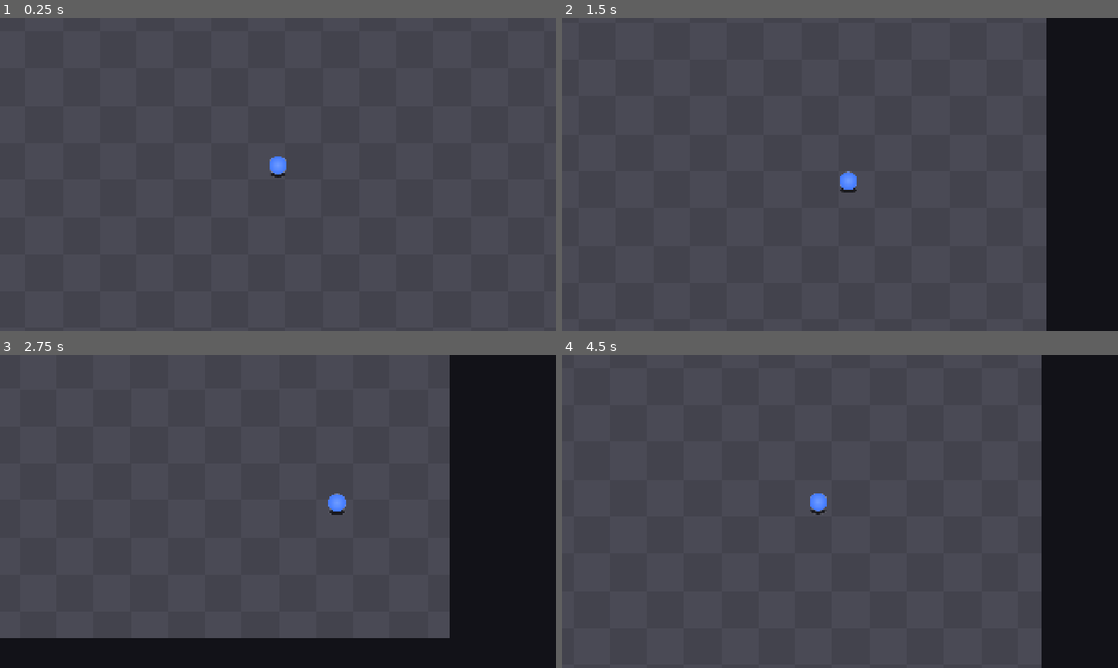
Above: before the commit, frames 1-4 (two rows, left to right).
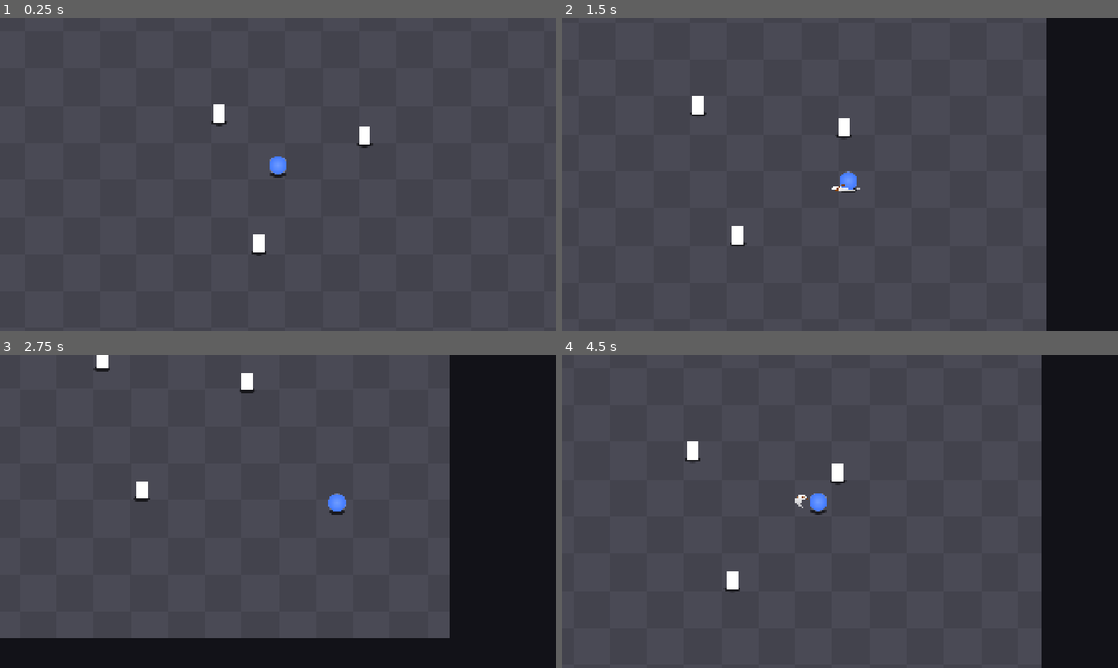
Above: after the commit, the same moments.

Repository: Lucarni-Lucas/entrega-boss-lucarni-lucas
Game: Godot game, scene res://scenes/arena.tscn
Two runs of this game, one before a commit and one after it. Both use one fixed random seed, a clock stepped at 60 frames per second and the inputs below.
Inputs:
- Up to frame 1 (0.25 s): no input
- Up to frame 2 (1.5 s): tap Enter at 0.5 s; hold D (mover_derecha) 0.53-1.28 s; tap C (slash) at 0.6, 1.35 s; tap Space (saltar) at 0.77 s; hold S (mover_abajo) from 1.28 s (still down)
- Up to frame 3 (2.75 s): tap Space (saltar) at 1.52 s; release S (mover_abajo) at 2.03 s; hold D (mover_derecha) from 2.03 s (still down); tap C (slash) at 2.1 s
- Up to frame 4 (4.5 s): release D (mover_derecha) at 2.78 s; hold W (mover_arriba) 2.78-3.53 s; tap C (slash) at 2.85, 3.6, 4.35 s; tap Space (saltar) at 3.02, 3.77 s; hold A (mover_izquierda) from 3.53 s (still down)

The runs differ from the first frame. In frame 1, 0.4% of the frame differs, in the area x 38-68%, y 27-76%; in frame 2, 0.5%; in frame 3, 0.4%; in frame 4, 0.5%, in the area x 22-52%, y 27-76%.

Commit message:
verbo slash implementado

Diff:
--- a/entrega-boss-lucarni-lucas/resources/player_params.tres
+++ b/entrega-boss-lucarni-lucas/resources/player_params.tres
@@ -4,6 +4,7 @@
 
 [resource]
 script = ExtResource("1_pk6jb")
-anim_estiramiento_max = 1.15
-anim_aterrizaje_vuelta = 0.37
+slash_duracion = 0.15
+slash_alcance = 90.0
+slash_radio_efecto = 60.0
 metadata/_custom_type_script = "uid://bpnf8ftr7uhrk"
--- a/entrega-boss-lucarni-lucas/scenes/arena.tscn
+++ b/entrega-boss-lucarni-lucas/scenes/arena.tscn
@@ -3,6 +3,7 @@
 [ext_resource type="PackedScene" uid="uid://fm4dys2j78qx" path="res://scenes/camara.tscn" id="1_e05a3"]
 [ext_resource type="Texture2D" uid="uid://b6s7sn8uddq73" path="res://assets/placeholder/suelo.png" id="1_wl4x5"]
 [ext_resource type="PackedScene" uid="uid://cox3t741yfdhq" path="res://scenes/player/player.tscn" id="2_olpmc"]
+[ext_resource type="PackedScene" uid="uid://b5gw4oy67dqyj" path="res://scenes/pruebas/blanco.tscn" id="3_xdvfk"]
 
 [sub_resource type="RectangleShape2D" id="RectangleShape2D_xrivr"]
 size = Vector2(2080, 40)
@@ -13,6 +14,7 @@
 [node name="Arena" type="Node2D" unique_id=2095639661]
 
 [node name="Suelo" type="TextureRect" parent="." unique_id=2118570816]
+z_index = -10
 texture_filter = 1
 offset_right = 2000.0
 offset_bottom = 1500.0
@@ -44,6 +46,15 @@
 [node name="Player" parent="Entidades" unique_id=666075403 instance=ExtResource("2_olpmc")]
 position = Vector2(1000, 750)
 
+[node name="Blanco" parent="Entidades" unique_id=1361025690 instance=ExtResource("3_xdvfk")]
+position = Vector2(1299, 646)
+
+[node name="Blanco2" parent="Entidades" unique_id=17094972 instance=ExtResource("3_xdvfk")]
+position = Vector2(934, 1019)
+
+[node name="Blanco3" parent="Entidades" unique_id=384906812 instance=ExtResource("3_xdvfk")]
+position = Vector2(797, 571)
+
 [node name="Camara" parent="." unique_id=1696517493 node_paths=PackedStringArray("objetivo") instance=ExtResource("1_e05a3")]
 limit_left = -370
 limit_top = -370
--- /dev/null
+++ b/entrega-boss-lucarni-lucas/scenes/componentes/hitbox.gd
@@ -0,0 +1,43 @@
+extends Area2D
+class_name Hitbox
+
+signal golpeo(hurtbox: Hurtbox)
+
+@export var dano := 1
+@export var z_min := 0.0
+@export var z_max := 20.0
+
+var activa := false
+var _ya_golpeados: Array[Hurtbox] = []
+var _esperando_fisica := false
+
+
+func activar() -> void:
+	activa = true
+	_ya_golpeados.clear()
+	_esperando_fisica = true
+
+
+func desactivar() -> void:
+	activa = false
+	_ya_golpeados.clear()
+
+
+func _physics_process(_delta: float) -> void:
+	if not activa:
+		return
+	## Las superposiciones de este frame todavía son de la forma anterior.
+	if _esperando_fisica:
+		_esperando_fisica = false
+		return
+	for area in get_overlapping_areas():
+		if area is Hurtbox and _puede_golpear(area):
+			_ya_golpeados.append(area)
+			area.recibir_golpe(self)
+			golpeo.emit(area)
+
+
+func _puede_golpear(hurtbox: Hurtbox) -> bool:
+	if hurtbox in _ya_golpeados:
+		return false
+	return Altura.rangos_se_tocan(z_min, z_max, hurtbox.z_min, hurtbox.z_max)
--- /dev/null
+++ b/entrega-boss-lucarni-lucas/scenes/componentes/hitbox.tscn
@@ -0,0 +1,8 @@
+[gd_scene format=3 uid="uid://3nh4upuwnbrk"]
+
+[ext_resource type="Script" uid="uid://bkaen3g6027di" path="res://scenes/componentes/hitbox.gd" id="1_04w0v"]
+
+[node name="Hitbox" type="Area2D" unique_id=1321716141]
+collision_layer = 0
+collision_mask = 0
+script = ExtResource("1_04w0v")
--- /dev/null
+++ b/entrega-boss-lucarni-lucas/scenes/componentes/hurtbox.gd
@@ -0,0 +1,11 @@
+extends Area2D
+class_name Hurtbox
+
+signal golpeado(hitbox: Hitbox)
+
+@export var z_min := 0.0
+@export var z_max := 20.0
+
+
+func recibir_golpe(hitbox: Hitbox) -> void:
+	golpeado.emit(hitbox)
--- /dev/null
+++ b/entrega-boss-lucarni-lucas/scenes/componentes/hurtbox.tscn
@@ -0,0 +1,8 @@
+[gd_scene format=3 uid="uid://b5k58mh6urecv"]
+
+[ext_resource type="Script" uid="uid://brmkvu26idur1" path="res://scenes/componentes/hurtbox.gd" id="1_1kbcr"]
+
+[node name="Hurtbox" type="Area2D" unique_id=1222409529]
+collision_layer = 0
+collision_mask = 0
+script = ExtResource("1_1kbcr")
--- a/entrega-boss-lucarni-lucas/scenes/player/player.gd
+++ b/entrega-boss-lucarni-lucas/scenes/player/player.gd
@@ -1,5 +1,5 @@
+extends CharacterBody2D
 class_name Player
-extends CharacterBody2D
 
 signal aterrizo
 
@@ -9,11 +9,13 @@
 var z := 0.0
 ## Positiva sube, negativa baja.
 var velocidad_z := 0.0
+var tiene_boomerang := true
 
 @onready var _walk := $Walk
 @onready var _sprite := $Sprite
 @onready var _shadow := $Shadow
 @onready var _jump := $Jump
+@onready var _slash := $Slash
 
 
 func _ready() -> void:
@@ -27,6 +29,7 @@
 
 	_actualizar_altura(delta)
 	_sprite.position.y = -z
+	_slash.procesar_fisica(self, delta)
 	_shadow.actualizar(z, params)
 	_sprite.estirar_segun_velocidad(_velocidad_en_pantalla(), params)
 
--- a/entrega-boss-lucarni-lucas/scenes/player/player.tscn
+++ b/entrega-boss-lucarni-lucas/scenes/player/player.tscn
@@ -6,18 +6,20 @@
 [ext_resource type="Script" uid="uid://0ou67viw842l" path="res://scenes/player/shadow.gd" id="3_lvxji"]
 [ext_resource type="Script" uid="uid://bsiclvrdaskx7" path="res://scenes/player/sprite.gd" id="4_75vfm"]
 [ext_resource type="Script" uid="uid://0k1mbhbc0do7" path="res://scenes/player/jump.gd" id="5_p47bc"]
+[ext_resource type="PackedScene" uid="uid://3nh4upuwnbrk" path="res://scenes/componentes/hitbox.tscn" id="7_0owmy"]
+[ext_resource type="Script" uid="uid://k8n1pu7q2iwu" path="res://scenes/player/slash.gd" id="7_qek5x"]
 
 [sub_resource type="CircleShape2D" id="CircleShape2D_xrivr"]
 radius = 1.0
 
-[sub_resource type="Gradient" id="Gradient_gmlin"]
+[sub_resource type="Gradient" id="Gradient_h17s1"]
 interpolation_mode = 2
 interpolation_color_space = 2
 offsets = PackedFloat32Array(0.82287824, 0.92619926)
 colors = PackedColorArray(0, 0, 0, 1, 1, 1, 1, 0)
 
 [sub_resource type="GradientTexture2D" id="GradientTexture2D_13qdw"]
-gradient = SubResource("Gradient_gmlin")
+gradient = SubResource("Gradient_h17s1")
 height = 24
 fill = 1
 fill_from = Vector2(0.5, 0.5)
@@ -33,6 +35,25 @@
 fill_from = Vector2(0.5, 0.5)
 fill_to = Vector2(0.5, 0)
 
+[sub_resource type="Curve" id="Curve_xrivr"]
+_data = [Vector2(0, 0), 1.0, 0.0, 0, 0, Vector2(1, 1), 0.0, 0.0, 0, 0]
+point_count = 2
+
+[sub_resource type="Gradient" id="Gradient_qek5x"]
+colors = PackedColorArray(1, 1, 1, 0.5058824, 1, 1, 1, 1)
+
+[sub_resource type="Gradient" id="Gradient_5gtgg"]
+offsets = PackedFloat32Array(0.29464287, 0.32142857, 0.3794643, 0.5089286, 0.56696427, 0.625)
+colors = PackedColorArray(1, 1, 1, 0, 0.5137255, 0.23137255, 0, 0, 0.515625, 0.22961426, 0, 1, 0.5137255, 0.23137255, 0, 1, 0.5137255, 0.23137255, 0, 0.12156863, 1, 1, 1, 0)
+
+[sub_resource type="GradientTexture2D" id="GradientTexture2D_qek5x"]
+gradient = SubResource("Gradient_5gtgg")
+width = 54
+height = 23
+fill = 1
+fill_from = Vector2(0.5, 0.1)
+fill_to = Vector2(1, 1)
+
 [node name="Player" type="CharacterBody2D" unique_id=666075403]
 collision_layer = 2
 motion_mode = 1
@@ -43,6 +64,7 @@
 shape = SubResource("CircleShape2D_xrivr")
 
 [node name="Shadow" type="Sprite2D" parent="." unique_id=1542911438]
+modulate = Color(0, 0, 0, 1)
 texture = SubResource("GradientTexture2D_13qdw")
 script = ExtResource("3_lvxji")
 
@@ -60,3 +82,28 @@
 
 [node name="Jump" type="Node" parent="." unique_id=1766960256]
 script = ExtResource("5_p47bc")
+
+[node name="Slash" type="Node2D" parent="." unique_id=216322306]
+script = ExtResource("7_qek5x")
+
+[node name="Hitbox" parent="Slash" unique_id=1321716141 instance=ExtResource("7_0owmy")]
+collision_mask = 4
+
+[node name="CollisionPolygon2D" type="CollisionPolygon2D" parent="Slash/Hitbox" unique_id=56868021]
+polygon = PackedVector2Array(0, 16, 0, 16, 0, 16)
+
+[node name="Efecto" type="Node2D" parent="Slash" unique_id=2037535085]
+visible = false
+position = Vector2(0, -32)
+
+[node name="Estela" type="Line2D" parent="Slash/Efecto" unique_id=1556936525]
+width = 35.0
+width_curve = SubResource("Curve_xrivr")
+gradient = SubResource("Gradient_qek5x")
+joint_mode = 2
+begin_cap_mode = 2
+end_cap_mode = 2
+antialiased = true
+
+[node name="Filo" type="Sprite2D" parent="Slash/Efecto" unique_id=1752235786]
+texture = SubResource("GradientTexture2D_qek5x")
--- /dev/null
+++ b/entrega-boss-lucarni-lucas/scenes/player/slash.gd
@@ -0,0 +1,97 @@
+extends Node2D
+
+signal slasheo
+
+const _SEGMENTOS_ARCO := 8
+
+var _tiempo_activo := 0.0
+var _tiempo_cooldown := 0.0
+var _angulo_centro := 0.0
+var _sentido := 1.0
+var _tween_estela: Tween
+
+@onready var _hitbox: Hitbox = $Hitbox
+@onready var _efecto := $Efecto
+@onready var _estela: Line2D = $Efecto/Estela
+@onready var _filo := $Efecto/Filo
+@onready var _offset_efecto: Vector2 = _efecto.position
+@onready var _poligono: CollisionPolygon2D = $Hitbox/CollisionPolygon2D
+@onready var _mitad_filo: float = _filo.texture.get_width() / 2.0
+
+
+func procesar_fisica(player: Player, delta: float) -> void:
+	_tiempo_cooldown = maxf(_tiempo_cooldown - delta, 0.0)
+
+	if _tiempo_activo > 0.0:
+		_tiempo_activo -= delta
+		_seguir_altura(player)
+		_barrer(player)
+		if _tiempo_activo <= 0.0:
+			_terminar(player)
+	elif Input.is_action_just_pressed("slash") and esta_disponible(player):
+		_iniciar(player)
+
+
+func esta_disponible(player: Player) -> bool:
+	return player.tiene_boomerang and _tiempo_cooldown <= 0.0
+
+
+func _iniciar(player: Player) -> void:
+	var direccion := player.ultima_direccion
+	_angulo_centro = direccion.angle()
+	_sentido = -_sentido
+
+	_construir_hitbox(player.params)
+	_hitbox.dano = player.params.slash_dano
+	_hitbox.activar()
+
+	if _tween_estela:
+		_tween_estela.kill()
+	_estela.clear_points()
+	_estela.modulate.a = 1.0
+	_efecto.scale = Vector2(1.0, player.params.anim_perspectiva)
+	_efecto.visible = true
+	_filo.visible = true
+	_filo.scale.y = _sentido
+
+	_tiempo_activo = player.params.slash_duracion
+	_tiempo_cooldown = player.params.slash_cooldown
+	_seguir_altura(player)
+	_barrer(player)
+	slasheo.emit()
+
+
+func _construir_hitbox(params: PlayerParams) -> void:
+	var mitad_arco := deg_to_rad(params.slash_arco) / 2.0
+	var perspectiva := Vector2(1.0, params.anim_perspectiva)
+	var puntos := PackedVector2Array([Vector2.ZERO])
+	for i in _SEGMENTOS_ARCO + 1:
+		var angulo := _angulo_centro + lerpf(-mitad_arco, mitad_arco, float(i) / _SEGMENTOS_ARCO)
+		puntos.append(Vector2.from_angle(angulo) * params.slash_alcance * perspectiva)
+	_poligono.polygon = puntos
+
+
+func _seguir_altura(player: Player) -> void:
+	_hitbox.z_min = player.z
+	_hitbox.z_max = player.z + player.params.alto_cuerpo
+	_efecto.position = _offset_efecto + Vector2(0, -player.z)
+
+
+func _barrer(player: Player) -> void:
+	var progreso := clampf(1.0 - _tiempo_activo / player.params.slash_duracion, 0.0, 1.0)
+	var mitad_arco := deg_to_rad(player.params.slash_arco) / 2.0
+	var angulo := _angulo_centro + _sentido * lerpf(-mitad_arco, mitad_arco, progreso)
+	var direccion_punto := Vector2.from_angle(angulo)
+	_filo.position = direccion_punto * player.params.slash_radio_efecto
+	_filo.rotation = angulo
+	_estela.add_point(direccion_punto * (player.params.slash_radio_efecto + _mitad_filo - (_estela.get_width()/2) ))
+	## Mitad de atrás del arco: se dibuja detrás del blob.
+	_efecto.z_index = 0 if direccion_punto.y >= 0.0 else -1
+
+
+func _terminar(player: Player) -> void:
+	_hitbox.desactivar()
+	_filo.visible = false
+	_tween_estela = create_tween()
+	_tween_estela.tween_property(_estela, "modulate:a", 0.0, player.params.slash_estela_desvanecer)
+	_tween_estela.tween_callback(_efecto.hide)
--- /dev/null
+++ b/entrega-boss-lucarni-lucas/scenes/pruebas/blanco.gd
@@ -0,0 +1,14 @@
+extends Node2D
+
+@onready var _hurtbox: Hurtbox = $Hurtbox
+
+
+func _ready() -> void:
+	_hurtbox.golpeado.connect(_on_golpeado)
+
+
+func _on_golpeado(hitbox: Hitbox) -> void:
+	print("%s recibió %d de daño" % [name, hitbox.dano])
+	modulate = Color.RED if modulate == Color.WHITE else Color.WHITE
+	await get_tree().create_timer(0.15).timeout
+	modulate = Color.WHITE
--- /dev/null
+++ b/entrega-boss-lucarni-lucas/scenes/pruebas/blanco.tscn
@@ -0,0 +1,45 @@
+[gd_scene format=3 uid="uid://b5gw4oy67dqyj"]
+
+[ext_resource type="Script" uid="uid://du1ekhnp1qr7s" path="res://scenes/pruebas/blanco.gd" id="1_6ib2t"]
+[ext_resource type="PackedScene" uid="uid://b5k58mh6urecv" path="res://scenes/componentes/hurtbox.tscn" id="1_behyx"]
+
+[sub_resource type="Gradient" id="Gradient_6ib2t"]
+interpolation_mode = 2
+interpolation_color_space = 2
+offsets = PackedFloat32Array(0.82287824, 0.92619926)
+colors = PackedColorArray(0, 0, 0, 1, 1, 1, 1, 0)
+
+[sub_resource type="GradientTexture2D" id="GradientTexture2D_4ubok"]
+gradient = SubResource("Gradient_6ib2t")
+height = 24
+fill = 1
+fill_from = Vector2(0.5, 0.5)
+fill_to = Vector2(0.5, 0)
+
+[sub_resource type="CircleShape2D" id="CircleShape2D_xrivr"]
+radius = 18.0
+
+[node name="Blanco" type="Node2D" unique_id=1361025690]
+script = ExtResource("1_6ib2t")
+
+[node name="Shadow" type="Sprite2D" parent="." unique_id=657509886]
+modulate = Color(0, 0, 0, 0.65000004)
+texture = SubResource("GradientTexture2D_4ubok")
+
+[node name="ColorRect" type="ColorRect" parent="." unique_id=1599059922]
+anchors_preset = 7
+anchor_left = 0.5
+anchor_top = 1.0
+anchor_right = 0.5
+anchor_bottom = 1.0
+offset_left = -20.0
+offset_top = -60.0
+offset_right = 20.0
+grow_horizontal = 2
+grow_vertical = 0
+
+[node name="Hurtbox" parent="." unique_id=1222409529 instance=ExtResource("1_behyx")]
+collision_layer = 4
+
+[node name="CollisionShape2D" type="CollisionShape2D" parent="Hurtbox" unique_id=149456646]
+shape = SubResource("CircleShape2D_xrivr")
--- /dev/null
+++ b/entrega-boss-lucarni-lucas/scripts/altura.gd
@@ -0,0 +1,6 @@
+extends RefCounted
+class_name Altura
+
+
+static func rangos_se_tocan(a_min: float, a_max: float, b_min: float, b_max: float) -> bool:
+	return a_min < b_max and b_min < a_max
--- a/entrega-boss-lucarni-lucas/scripts/player_params.gd
+++ b/entrega-boss-lucarni-lucas/scripts/player_params.gd
@@ -1,5 +1,5 @@
+extends Resource
 class_name PlayerParams
-extends Resource
 
 @export_group("Animación")
 @export var anim_estiramiento_factor: float = 0.0004
@@ -7,6 +7,7 @@
 @export var anim_aterrizaje_escala := Vector2(1.3, 0.75)
 @export_range(0, 0.5, 0.01, "suffix:s") var anim_aterrizaje_ida: float = 0.06
 @export_range(0, 0.5, 0.01, "suffix:s") var anim_aterrizaje_vuelta: float = 0.37
+@export_range(0.1, 1, 0.05) var anim_perspectiva: float = 0.45
 
 @export_group("Caminar")
 @export_range(0, 1000, 10, "suffix:px/s") var velocidad: float = 420.0
@@ -22,8 +23,17 @@
 @export_range(0, 1, 0.05) var sombra_alpha_max: float = 0.65
 @export_range(0, 1, 0.05) var sombra_alpha_min: float = 0.4
 
+@export_group("Cuerpo")
+@export_range(0, 200, 5, "suffix:px") var alto_cuerpo: float = 20.0
+
 @export_group("Slash")
 @export var slash_dano: int = 1
+@export_range(0, 1, 0.01, "suffix:s") var slash_duracion: float = 0.1
+@export_range(0, 2, 0.01, "suffix:s") var slash_cooldown: float = 0.3
+@export_range(0, 200, 5, "suffix:px") var slash_alcance: float = 50.0
+@export_range(0, 360, 5, "suffix:°") var slash_arco: float = 120.0
+@export_range(0, 200, 5, "suffix:px") var slash_radio_efecto: float = 50.0
+@export_range(0, 0.5, 0.01, "suffix:s") var slash_estela_desvanecer: float = 0.12
 
 @export_group("Ground pound")
 @export var gp_radio_explosion: float = 0.0
Not shown, added: entrega-boss-lucarni-lucas/scenes/componentes/hitbox.gd.uid
Not shown, added: entrega-boss-lucarni-lucas/scenes/componentes/hurtbox.gd.uid
Not shown, added: entrega-boss-lucarni-lucas/scenes/player/slash.gd.uid
Not shown, added: entrega-boss-lucarni-lucas/scenes/pruebas/blanco.gd.uid
Not shown, added: entrega-boss-lucarni-lucas/scripts/altura.gd.uid
